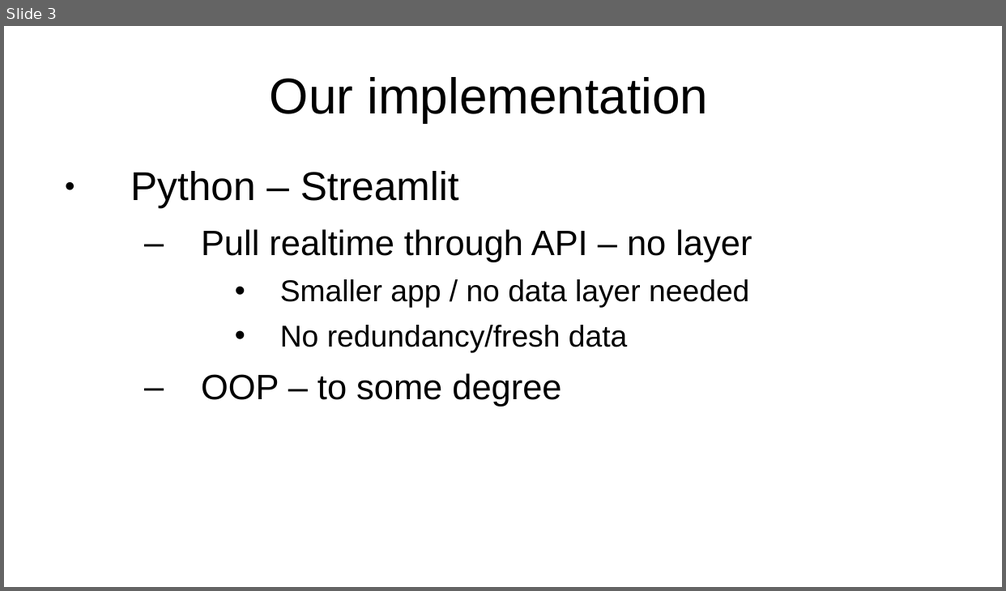
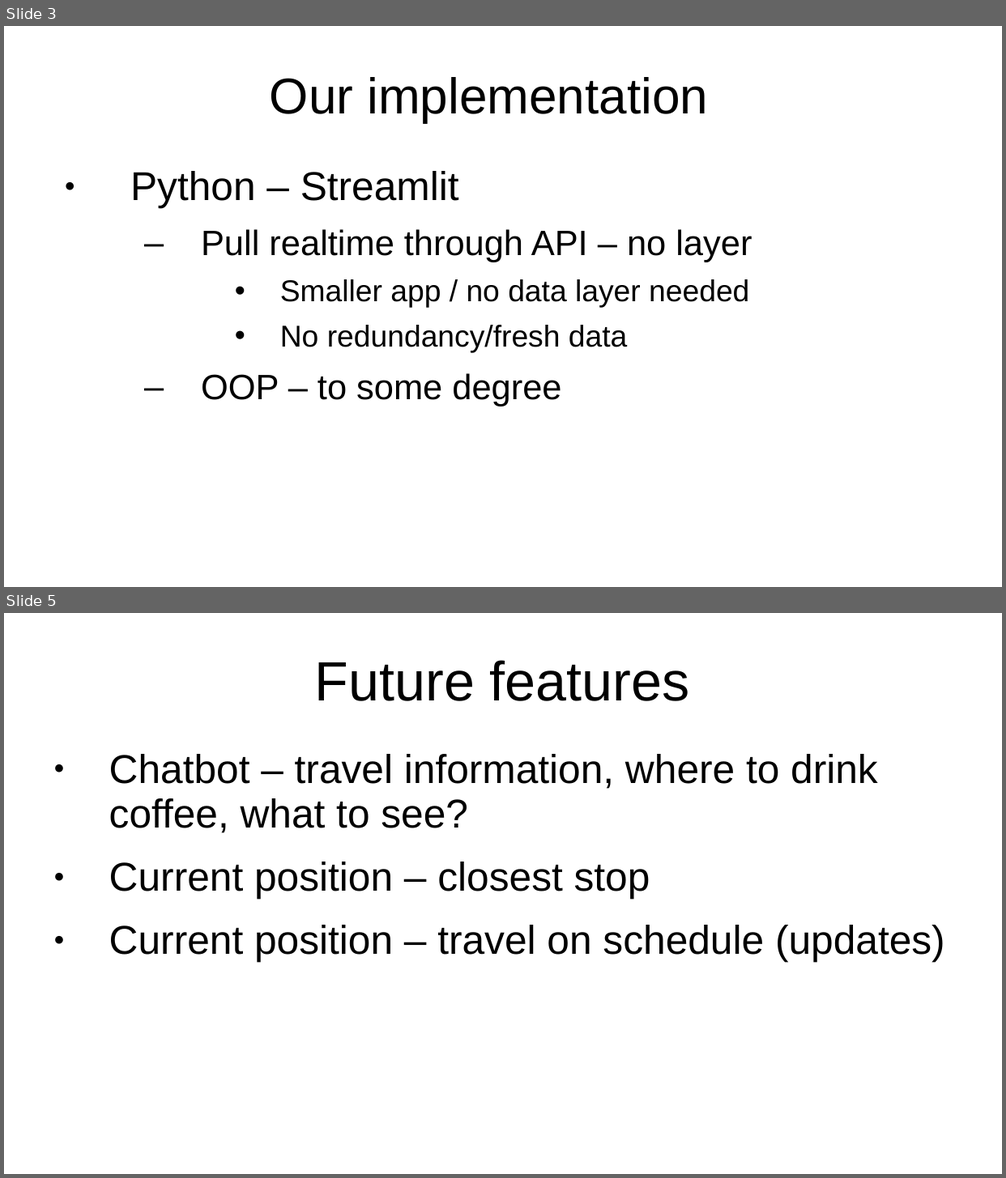
Before and after one commit to BrutalFrost/travel_planner_YBDM, a slide deck: presentation-project.ppt. Shown one above the other, each under a label of ours: slide 3 before the commit, slides 3 and 5 after it; the slides between them are not shown. The pictures are 1006x591 and 1006x1178 pixels, drawn with LibreOffice and Linux fonts; fonts in the diff are those of the drawing. Boxes give left, top, right and bottom in pixels: in the first picture for what was removed or moved away, otherwise in the second. Text is boxed around its words. In the diff, an @@ line names an element or a change of style, - is before the commit and + after.

Commit message:
updates presentation 2

```diff
--- a/presentation-project.ppt
+++ b/presentation-project.ppt
@@ slide 5 added at (4,613,1002,1174), background #FFFFFF @@
@@ title added at (315,660,690,701), 44 pt, text #000000 @@
+Future features
@@ text added at (109,754,945,962), 32 pt, text #000000 @@
+● Chatbot – travel information, where to drink coffee, what to see?
+● Current position – closest stop
+● Current position – travel on schedule (updates)
```
Also in this commit, not shown: 1 other file.
